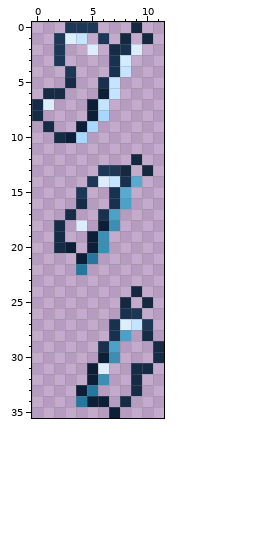
Pixel-art sprite: Assets/Butterfly_3.png. Above: the version before the commit.
The file is 12x36 pixels. Colours within 5 levels of each other are drawn and written as one.
After:
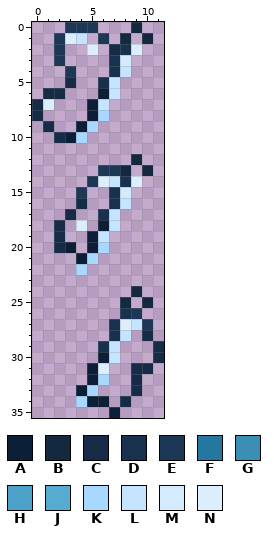
Palette (. is transparent): A #0c1f37  B #142840  C #152b46  D #18314f  E #1d3756  F #24789f  G #3b8eb4  H #4ba1c8  J #57aad0  K #a8d7ff  L #c5e4ff  M #d4ebff  N #dcedfc
Changes in this commit:
@@ x 0..11 @@
 13 ......EEB.B.
-14 .....ENLDJ..
-15 ....E..DJ...
-16 ....C..DH...
-17 ...C..DH....
-18 ..C.N.AG....
-19 ..C..AG.....
-20 ..CA.AG.....
-21 ....AF......
-22 ....F.......
+14 .....ENLDN..
+15 ....E..DM...
+16 ....C..DL...
+17 ...C..DL....
+18 ..C.N.AL....
+19 ..C..AL.....
+20 ..CA.AK.....
+21 ....AK......
+22 ....K.......
 23 ............
@@ x 0..11 @@
 27 .......DNLE.
-28 .......DH.C.
-29 ......DH...C
-30 ......AG...C
+28 .......DL.C.
+29 ......DL...C
+30 ......AL...C
 31 .....AN..CC.
-32 .....AG..C..
-33 ....AF...C..
-34 ....FAA.C...
+32 .....AK..C..
+33 ....AK...C..
+34 ....KAA.C...
 35 .......A....
Pixel boxes of the changes (left, top, right, bottom) in both pictures:
changed: (76, 176, 142, 275)
changed: (76, 330, 131, 407)
